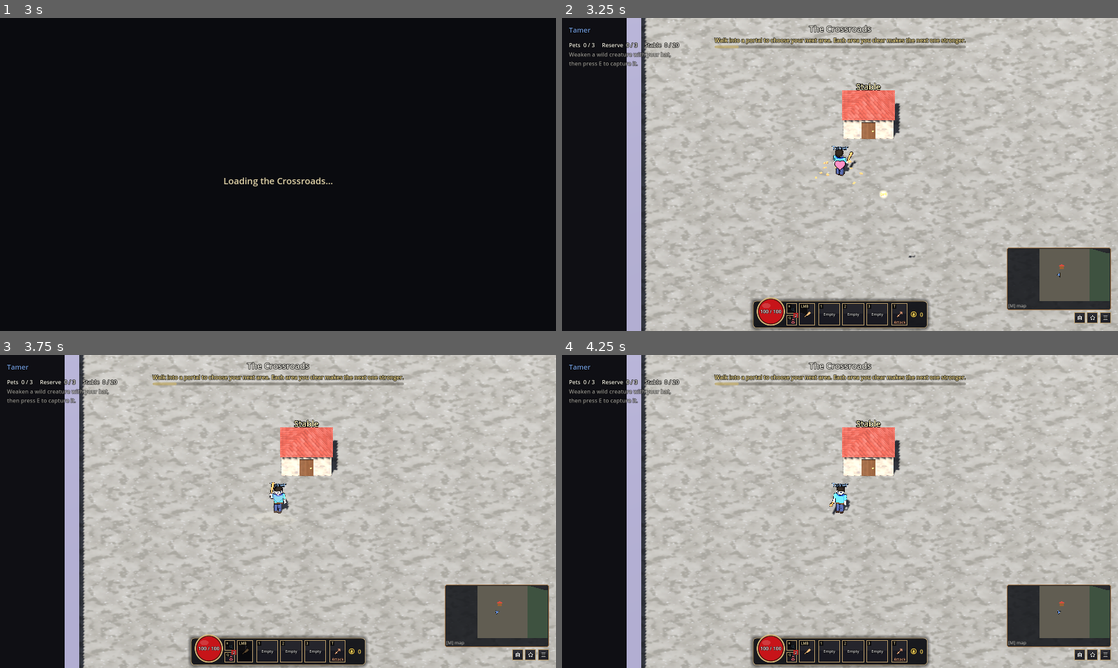
Above: before the commit, frames 1-4 (two rows, left to right).
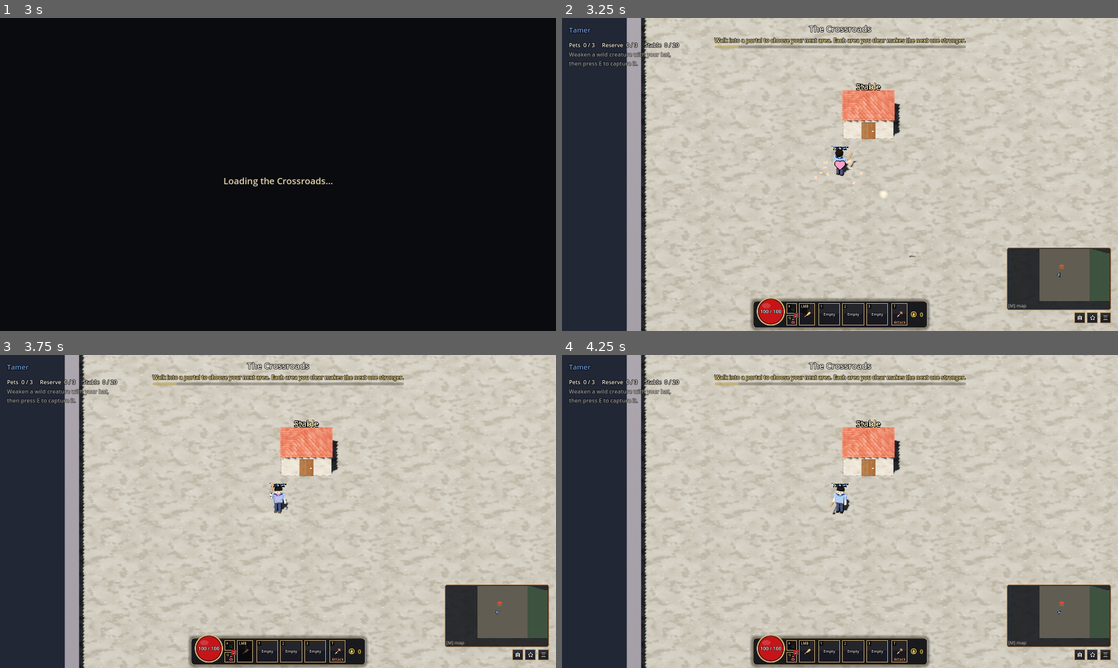
Above: after the commit, the same moments.

Repository: stealer999-design/Pack-Leader
Game: Godot game, scene res://scenes/main.tscn
Two runs of this game, one before a commit and one after it. Both use one fixed random seed, a clock stepped at 60 frames per second and the inputs below.
Inputs (mouse positions are in pixels of both pictures, inside the frame that each line leads up to):
- Up to frame 1 (3 s): click "New Game" at 0.5 s; click "New Game" at 1.25 s; click "Play solo" at 2 s; tap E (capture) at 2.75 s; drag from (227, 309) to (333, 105) at 2.77 s
- Up to frame 2 (3.25 s): no input
- Up to frame 3 (3.75 s): tap E (capture) at 3.5 s; drag from (227, 658) to (250, 574) at 3.52 s
- Up to frame 4 (4.25 s): no input

Frame 1 is identical in both runs. In frame 2, 15% of the frame differs, in the area x 0-64%, y 0-100%; in frame 3, 15%; in frame 4, 15%.

Commit message:
Realistic look: natural shading, surface detail and lighting
Replace the anime cel shading and ink outlines with physically based
shading, slightly desaturated colours, a mottled grain and bump map on every
model, wall, building, fence and obstacle, and bump maps on the painted
ground and building textures. Natural eyes and a natural tamer face. Warmer
sun with soft shadows, ambient occlusion, filmic tone mapping, subtle bloom
and anti-aliasing.

Co-Authored-By: Claude Opus 5.5 <noreply@anthropic.com>
Claude-Session: https://claude.ai/code/session_01SHXn7uzAhXhqkDiK48VPSa

Diff:
--- a/project.godot
+++ b/project.godot
@@ -13,6 +13,9 @@
 window/size/viewport_height=900
 
 [rendering]
+
+anti_aliasing/quality/msaa_3d=2
+anti_aliasing/quality/screen_space_aa=1
 
 renderer/rendering_method.web="gl_compatibility"
 
--- a/scenes/world.tscn
+++ b/scenes/world.tscn
@@ -16,11 +16,24 @@
 
 [sub_resource type="Environment" id="env"]
 background_mode = 1
-background_color = Color(0.06, 0.06, 0.08, 1)
+background_color = Color(0.05, 0.055, 0.065, 1)
 ambient_light_source = 2
-ambient_light_color = Color(0.55, 0.6, 0.75, 1)
-ambient_light_energy = 0.5
-tonemap_mode = 2
+ambient_light_color = Color(0.62, 0.68, 0.8, 1)
+ambient_light_energy = 0.55
+tonemap_mode = 3
+tonemap_exposure = 1.1
+tonemap_white = 6.0
+ssao_enabled = true
+ssao_radius = 1.4
+ssao_intensity = 1.8
+ssao_power = 1.3
+glow_enabled = true
+glow_intensity = 0.35
+glow_bloom = 0.04
+glow_hdr_threshold = 1.2
+adjustment_enabled = true
+adjustment_contrast = 1.06
+adjustment_saturation = 0.92
 
 [sub_resource type="StandardMaterial3D" id="stable_wall_mat"]
 albedo_color = Color(0.55, 0.38, 0.24, 1)
@@ -86,8 +99,12 @@
 
 [node name="Sun" type="DirectionalLight3D" parent="."]
 rotation = Vector3(-0.95, 0.5, 0)
-light_energy = 1.2
+light_color = Color(1, 0.95, 0.86, 1)
+light_energy = 1.55
+light_angular_distance = 1.2
 shadow_enabled = true
+shadow_bias = 0.04
+shadow_blur = 1.6
 
 [node name="Level" type="Node3D" parent="."]
 
--- a/scripts/anime_look.gd
+++ /dev/null
@@ -1,70 +0,0 @@
-class_name AnimeLook
-## The anime look for characters (the tamer, pets, monsters and bosses): cel
-## shading (hard light and shadow bands with a crisp highlight and a rim of
-## light) and black ink outlines around every part.
-##
-##   AnimeLook.apply(model_root, outline_width)
-##
-## Outlines are drawn as an "inverted hull": each part is drawn again behind
-## itself, pushed out along its normals and turned inside out, in ink. The
-## width is in the model's own units, so it scales with the model. Parts too
-## small to outline cleanly (eyes, glints, teeth) get cel shading only.
-
-const INK := Color(0.05, 0.04, 0.07)
-
-static var _outlines := {}  ## width -> outline material
-
-
-## Gives every mesh under `root` cel shading and (if big enough) an outline.
-static func apply(root: Node, outline_width := 0.02) -> void:
-	for node in _meshes(root):
-		var part := node as MeshInstance3D
-		var mat := part.material_override as StandardMaterial3D
-		if mat == null or mat.shading_mode == BaseMaterial3D.SHADING_MODE_UNSHADED \
-				or mat.transparency != BaseMaterial3D.TRANSPARENCY_DISABLED:
-			continue  # glowing or see-through bits (eyes that glow, effects) stay as they are
-		toon(mat)
-		if part.mesh and _smallest_side(part) > outline_width * 3.0:
-			part.material_overlay = outline(outline_width)
-
-
-## Cel shading on a material (once; materials are shared between parts).
-static func toon(mat: StandardMaterial3D) -> void:
-	if mat.has_meta("anime"):
-		return
-	mat.set_meta("anime", true)
-	mat.diffuse_mode = BaseMaterial3D.DIFFUSE_TOON
-	mat.specular_mode = BaseMaterial3D.SPECULAR_TOON
-	mat.roughness = minf(mat.roughness, 0.55)
-	mat.rim_enabled = true
-	mat.rim = 0.35
-	mat.rim_tint = 0.6
-
-
-## The ink outline drawn around a part, `width` units thick.
-static func outline(width: float) -> StandardMaterial3D:
-	var key := snappedf(width, 0.001)
-	if not _outlines.has(key):
-		var mat := StandardMaterial3D.new()
-		mat.shading_mode = BaseMaterial3D.SHADING_MODE_UNSHADED
-		mat.albedo_color = INK
-		mat.cull_mode = BaseMaterial3D.CULL_FRONT
-		mat.grow = true
-		mat.grow_amount = key
-		_outlines[key] = mat
-	return _outlines[key]
-
-
-static func _meshes(root: Node) -> Array[Node]:
-	var out: Array[Node] = []
-	if root is MeshInstance3D:
-		out.append(root)
-	for child in root.get_children():
-		out.append_array(_meshes(child))
-	return out
-
-
-## The part's smallest dimension, in its parent's units (scale included).
-static func _smallest_side(part: MeshInstance3D) -> float:
-	var size := part.mesh.get_aabb().size * part.scale.abs()
-	return minf(size.x, minf(size.y, size.z)) if size.z > 0.0001 else minf(size.x, size.y)
--- a/scripts/boss_models.gd
+++ b/scripts/boss_models.gd
@@ -27,8 +27,8 @@
 	var cape := _pivot(person._body, Vector3(0, 1.45, 0.17))
 	_part(cape, _box(Vector3(0.62, 0.06, 0.08)), dark, Vector3.ZERO)
 	_part(cape, _box(Vector3(0.7, 1.15, 0.05)), _mat(color.darkened(0.25)), Vector3(0, -0.58, 0.06), Vector3(8, 0, 0))
-	AnimeLook.apply(hat, 0.03)
-	AnimeLook.apply(cape, 0.03)
+	ModelLook.apply(hat, 0.03)
+	ModelLook.apply(cape, 0.03)
 	return {"person": person, "sway": [cape]}
 
 
--- a/scripts/building_textures.gd
+++ b/scripts/building_textures.gd
@@ -32,7 +32,9 @@
 			_:
 				_planks(canvas)
 		var mat := StandardMaterial3D.new()
-		mat.albedo_texture = ImageTexture.create_from_image(canvas.image())
+		var image := canvas.image()
+		mat.albedo_texture = ImageTexture.create_from_image(image)
+		GroundTextures.with_bumps(mat, image, 7.0)
 		mat.texture_filter = BaseMaterial3D.TEXTURE_FILTER_LINEAR_WITH_MIPMAPS_ANISOTROPIC
 		mat.uv1_triplanar = true
 		mat.uv1_world_triplanar = true
--- a/scripts/creature.gd
+++ b/scripts/creature.gd
@@ -948,7 +948,7 @@
 		_collar_model = null
 	if not collar.is_empty() and body:
 		_collar_model = CreatureModel.add_collar(body, species.body_type, ItemDB.item_color(collar))
-		AnimeLook.apply(_collar_model, 0.035)
+		ModelLook.apply(_collar_model, 0.035)
 
 
 func _level_multiplier() -> float:
@@ -964,7 +964,7 @@
 func _build_visuals() -> void:
 	_material.albedo_color = species.color
 	CreatureModel.build(body, species.body_type, _material, species.color, species.feature)
-	AnimeLook.apply(body, 0.035)
+	ModelLook.apply(body, 0.035)
 	_show_collar()
 	var animator := CreatureAnimator.new()
 	animator.name = "Animator"
--- a/scripts/creature_model.gd
+++ b/scripts/creature_model.gd
@@ -420,15 +420,20 @@
 ## An anime eye: a narrowed white with a coloured iris, a sharp pupil (a slit
 ## for `slit` eyes), a glint of light, and a heavy brow angled down towards the
 ## nose for a fierce look.
+## A natural eye: a small, glossy, dark eyeball set into the head (cats and
+## lizards have an amber eye with a slit pupil); the light catches it.
 static func _eye(b: Node3D, m: Dictionary, at: Vector3, r: float, slit: bool) -> void:
-	var side := signf(at.x) if absf(at.x) > 0.001 else 1.0
-	_part(b, _sphere(r), m.eye, at, Vector3(0, 0, side * 12), Vector3(1.15, 0.9, 0.9))
-	_part(b, _sphere(r * 0.62), m.iris, at + Vector3(-side * r * 0.1, -r * 0.05, -r * 0.55), Vector3.ZERO, Vector3(0.85, 1.05, 0.6))
-	var pupil: Mesh = _box(Vector3(r * 0.22, r * 0.95, r * 0.2)) if slit else _sphere(r * 0.3)
-	_part(b, pupil, m.pupil, at + Vector3(-side * r * 0.1, -r * 0.05, -r * 0.85))
-	_part(b, _sphere(r * 0.16), m.glint, at + Vector3(-side * r * 0.35, r * 0.2, -r * 0.92))
-	_part(b, _box(Vector3(r * 2.2, r * 0.32, r * 0.6)), m.pupil, at + Vector3(side * r * 0.15, r * 1.12, -r * 0.4),
-			Vector3(0, 0, side * 22))  # brow, low at the nose end
+	var dark := _mat(Color(0.05, 0.035, 0.03))
+	dark.roughness = 0.12
+	dark.set_meta("smooth", true)
+	if slit:
+		var amber := _mat(Color(0.72, 0.55, 0.16))
+		amber.roughness = 0.12
+		amber.set_meta("smooth", true)
+		_part(b, _sphere(r * 0.72), amber, at, Vector3.ZERO, Vector3(1.0, 1.0, 0.75))
+		_part(b, _box(Vector3(r * 0.16, r * 0.9, r * 0.12)), dark, at + Vector3(0, 0, -r * 0.52))
+	else:
+		_part(b, _sphere(r * 0.66), dark, at, Vector3.ZERO, Vector3(1.0, 1.0, 0.75))
 
 
 ## Four legs, each on a pivot at the hip: Leg0 front-left, Leg1 back-left,
--- a/scripts/ground_textures.gd
+++ b/scripts/ground_textures.gd
@@ -28,7 +28,9 @@
 	var key := "%s/%s" % [style, color.to_html(false)]
 	if not _cache.has(key):
 		var mat := StandardMaterial3D.new()
-		mat.albedo_texture = ImageTexture.create_from_image(_paint(style, color))
+		var image := _paint(style, color)
+		mat.albedo_texture = ImageTexture.create_from_image(image)
+		with_bumps(mat, image, 5.0)
 		mat.texture_filter = BaseMaterial3D.TEXTURE_FILTER_LINEAR_WITH_MIPMAPS_ANISOTROPIC
 		mat.uv1_triplanar = true
 		mat.uv1_world_triplanar = true
@@ -36,6 +38,18 @@
 		mat.roughness = 0.95
 		_cache[key] = mat
 	return _cache[key]
+
+
+## Gives a painted material bumps from its own paint (darker = lower), so the
+## ground, stones, shingles and planks catch the light (see ModelLook).
+static func with_bumps(mat: StandardMaterial3D, image: Image, strength: float) -> void:
+	var bumps := image.duplicate() as Image
+	bumps.bump_map_to_normal_map(strength)
+	bumps.generate_mipmaps()
+	mat.normal_enabled = true
+	mat.normal_texture = ImageTexture.create_from_image(bumps)
+	mat.normal_scale = 0.9
+	mat.set_meta("real", true)
 
 
 static func _paint(style: String, color: Color) -> Image:
--- /dev/null
+++ b/scripts/model_look.gd
@@ -0,0 +1,104 @@
+class_name ModelLook
+## The game's look for everything built from simple shapes (the tamer, pets,
+## monsters, bosses, buildings, walls, obstacles): natural, realistic shading
+## instead of a cartoon one.
+##
+##   ModelLook.apply(model_root)
+##
+## Every plain-coloured part gets physically based shading (soft Burley
+## diffuse, GGX highlights), colours a little less saturated, like real fur,
+## hide and paint, and fine surface detail: a mottled grain in its colour and
+## a bump map, so a body reads as fur or skin and a wall as stone instead of a
+## flat plastic shape. Painted textures (ground, buildings) get bump maps from
+## their own paint (see GroundTextures.with_bumps). Glowing and see-through
+## parts, and parts flagged "smooth" (eyes), are left as they are.
+
+static var _grain: Texture2D
+static var _bumps: Texture2D
+
+
+## Gives every mesh under `root` the realistic look.
+static func apply(root: Node, _unused := 0.0) -> void:
+	for node in _meshes(root):
+		var part := node as MeshInstance3D
+		part.material_overlay = null  # no cartoon outlines
+		var mat := part.material_override as StandardMaterial3D
+		if mat == null and part.mesh:
+			mat = part.mesh.surface_get_material(0) as StandardMaterial3D if part.mesh.get_surface_count() > 0 else null
+		if mat:
+			realistic(mat)
+
+
+## One material, once (materials are shared between parts).
+static func realistic(mat: StandardMaterial3D) -> void:
+	if mat.has_meta("real"):
+		return
+	mat.set_meta("real", true)
+	if mat.shading_mode == BaseMaterial3D.SHADING_MODE_UNSHADED \
+			or mat.transparency != BaseMaterial3D.TRANSPARENCY_DISABLED or mat.albedo_texture != null:
+		return  # glowing, see-through or already painted
+	mat.diffuse_mode = BaseMaterial3D.DIFFUSE_BURLEY
+	mat.specular_mode = BaseMaterial3D.SPECULAR_SCHLICK_GGX
+	mat.rim_enabled = false
+	if mat.has_meta("smooth"):
+		return  # eyes: glossy, no grain
+	var c := mat.albedo_color
+	mat.albedo_color = Color.from_hsv(c.h, c.s * 0.78, c.v * 0.93, c.a)
+	if mat.metallic < 0.2:
+		mat.roughness = maxf(mat.roughness, 0.72)
+	mat.albedo_texture = grain()
+	mat.normal_enabled = true
+	mat.normal_texture = bumps()
+	mat.normal_scale = 0.7
+	mat.uv1_triplanar = true
+	mat.uv1_scale = Vector3.ONE * 2.2
+	mat.texture_filter = BaseMaterial3D.TEXTURE_FILTER_LINEAR_WITH_MIPMAPS_ANISOTROPIC
+
+
+## A soft, mottled grain (light grey to white) that the colour is multiplied by.
+static func grain() -> Texture2D:
+	if _grain == null:
+		var noise := FastNoiseLite.new()
+		noise.noise_type = FastNoiseLite.TYPE_SIMPLEX_SMOOTH
+		noise.frequency = 0.045
+		noise.fractal_octaves = 4
+		var texture := NoiseTexture2D.new()
+		texture.width = 256
+		texture.height = 256
+		texture.seamless = true
+		texture.generate_mipmaps = true
+		texture.noise = noise
+		var ramp := Gradient.new()
+		ramp.set_color(0, Color(0.74, 0.74, 0.74))
+		ramp.set_color(1, Color(1.0, 1.0, 1.0))
+		texture.color_ramp = ramp
+		_grain = texture
+	return _grain
+
+
+## Fine bumps (fur, skin, grain, stone): a normal map made from noise.
+static func bumps() -> Texture2D:
+	if _bumps == null:
+		var noise := FastNoiseLite.new()
+		noise.noise_type = FastNoiseLite.TYPE_SIMPLEX
+		noise.frequency = 0.11
+		noise.fractal_octaves = 3
+		var texture := NoiseTexture2D.new()
+		texture.width = 256
+		texture.height = 256
+		texture.seamless = true
+		texture.as_normal_map = true
+		texture.bump_strength = 6.0
+		texture.generate_mipmaps = true
+		texture.noise = noise
+		_bumps = texture
+	return _bumps
+
+
+static func _meshes(root: Node) -> Array[Node]:
+	var out: Array[Node] = []
+	if root is MeshInstance3D:
+		out.append(root)
+	for child in root.get_children():
+		out.append_array(_meshes(child))
+	return out
--- a/scripts/person_model.gd
+++ b/scripts/person_model.gd
@@ -103,7 +103,7 @@
 			_part(_hat, _cylinder(0.4, 0.4, 0.03), mat, Vector3(0, 0.2, 0), Vector3(-6, 0, 0))
 			_part(_hat, _cylinder(0.2, 0.25, 0.24), mat, Vector3(0, 0.33, 0))
 			_part(_hat, _box(Vector3(0.03, 0.3, 0.07)), _mat(Color(0.85, 0.2, 0.15)), Vector3(0.25, 0.4, 0.05), Vector3(0, 0, -25))
-	AnimeLook.apply(_hat, 0.03)
+	ModelLook.apply(_hat, 0.03)
 
 
 func set_spiked(spiked: bool) -> void:
@@ -220,26 +220,25 @@
 		part.rotation = Vector3(0, PI / 2.0 if i % 2 else 0.0, PI / 2.0)
 	_part(_chain, _box(Vector3(0.07, 0.08, 0.04)), _mat(Color(0.65, 0.55, 0.3)), Vector3(0.13, 0.0, 0.0))  # padlock
 	_rest_bat()
-	AnimeLook.apply(self, 0.03)
+	ModelLook.apply(self, 0.03)
 
 
 ## The anime face: sharp eyes with a glint, angled brows and a small mouth,
 ## under a cap of hair.
 func _build_face(hair_color: Color) -> void:
 	var hair := _mat(hair_color)
-	var ink := _mat(Color(0.08, 0.07, 0.1))
-	var white := _mat(Color(0.98, 0.98, 0.96))
-	var iris := _mat(Color(0.2, 0.32, 0.6))
-	var glint := _mat(Color.WHITE)
-	glint.shading_mode = BaseMaterial3D.SHADING_MODE_UNSHADED
+	# A natural face: small dark eyes, brows in the hair colour, a nose and a mouth.
+	var eye := _mat(Color(0.12, 0.08, 0.06))
+	eye.roughness = 0.15
+	eye.set_meta("smooth", true)
+	var brow := _mat(hair_color.darkened(0.2))
+	var lips := _mat(Color(0.62, 0.38, 0.32))
 	for side in [-1.0, 1.0]:
-		var x: float = side * 0.1
-		_part(_body, _box(Vector3(0.11, 0.07, 0.02)), white, Vector3(x, 1.8, -0.256), Vector3(0, 0, side * 8))
-		_part(_body, _box(Vector3(0.055, 0.072, 0.02)), iris, Vector3(x - side * 0.008, 1.797, -0.263))
-		_part(_body, _box(Vector3(0.028, 0.05, 0.02)), ink, Vector3(x - side * 0.008, 1.797, -0.27))  # pupil
-		_part(_body, _box(Vector3(0.018, 0.018, 0.01)), glint, Vector3(x - side * 0.02, 1.812, -0.279))
-		_part(_body, _box(Vector3(0.12, 0.026, 0.03)), ink, Vector3(x, 1.862, -0.255), Vector3(0, 0, side * 14))  # brow
-	_part(_body, _box(Vector3(0.07, 0.014, 0.02)), ink, Vector3(0, 1.66, -0.262))  # mouth
+		var x: float = side * 0.085
+		_part(_body, _sphere(0.026), eye, Vector3(x, 1.8, -0.25), Vector3.ZERO, Vector3(1.0, 0.8, 0.6))
+		_part(_body, _box(Vector3(0.075, 0.016, 0.025)), brow, Vector3(x, 1.845, -0.253), Vector3(0, 0, side * 6))
+	_part(_body, _box(Vector3(0.035, 0.06, 0.04)), _mat(SKIN.darkened(0.06)), Vector3(0, 1.74, -0.265))  # nose
+	_part(_body, _box(Vector3(0.06, 0.012, 0.02)), lips, Vector3(0, 1.675, -0.258))  # mouth
 	_part(_body, _sphere(0.29), hair, Vector3(0, 1.86, 0.05), Vector3(1, 0.75, 1))  # hair
 
 
--- a/scripts/rival.gd
+++ b/scripts/rival.gd
@@ -51,7 +51,7 @@
 	_material.albedo_color = color
 	_parts = _build_model()
 	if not _parts.has("person"):  # the rival tamer's person already has the look
-		AnimeLook.apply(model, 0.06)
+		ModelLook.apply(model, 0.06)
 	for node: Node3D in _parts.get("sway", []):
 		_rest[node] = node.position
 	name_label.text = title()
--- a/scripts/world.gd
+++ b/scripts/world.gd
@@ -1004,6 +1004,8 @@
 	travel_portal.visible = true
 	if is_crossroads():
 		_build_hub_portals()
+	ModelLook.apply(level_root)  # walls, buildings, fences, obstacles: realistic surfaces
+	ModelLook.apply(stable)
 	level_changed.emit()
 	_warm_up()
 
Not shown, removed: scripts/anime_look.gd.uid
Not shown, added: scripts/model_look.gd.uid
